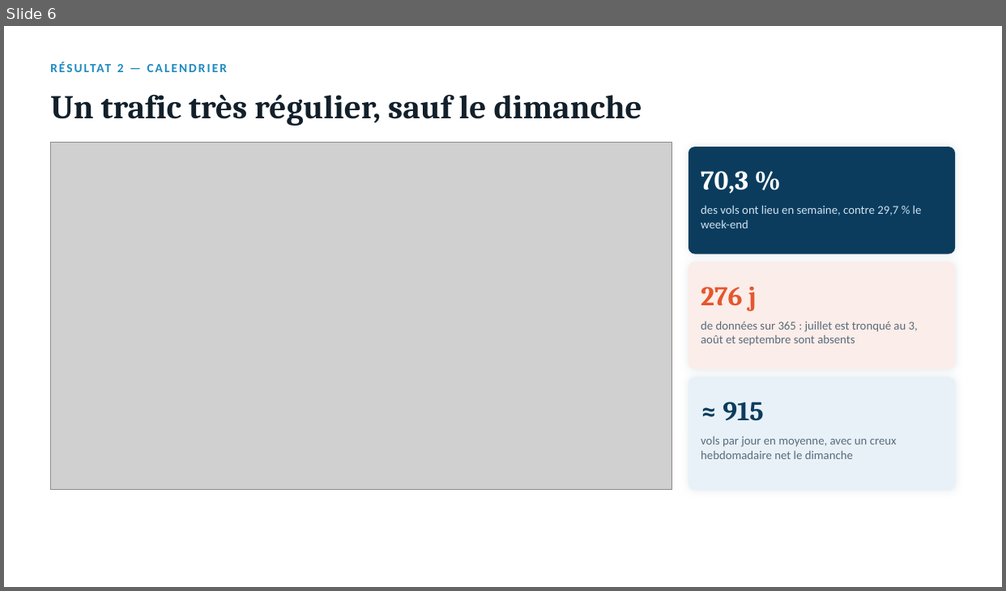
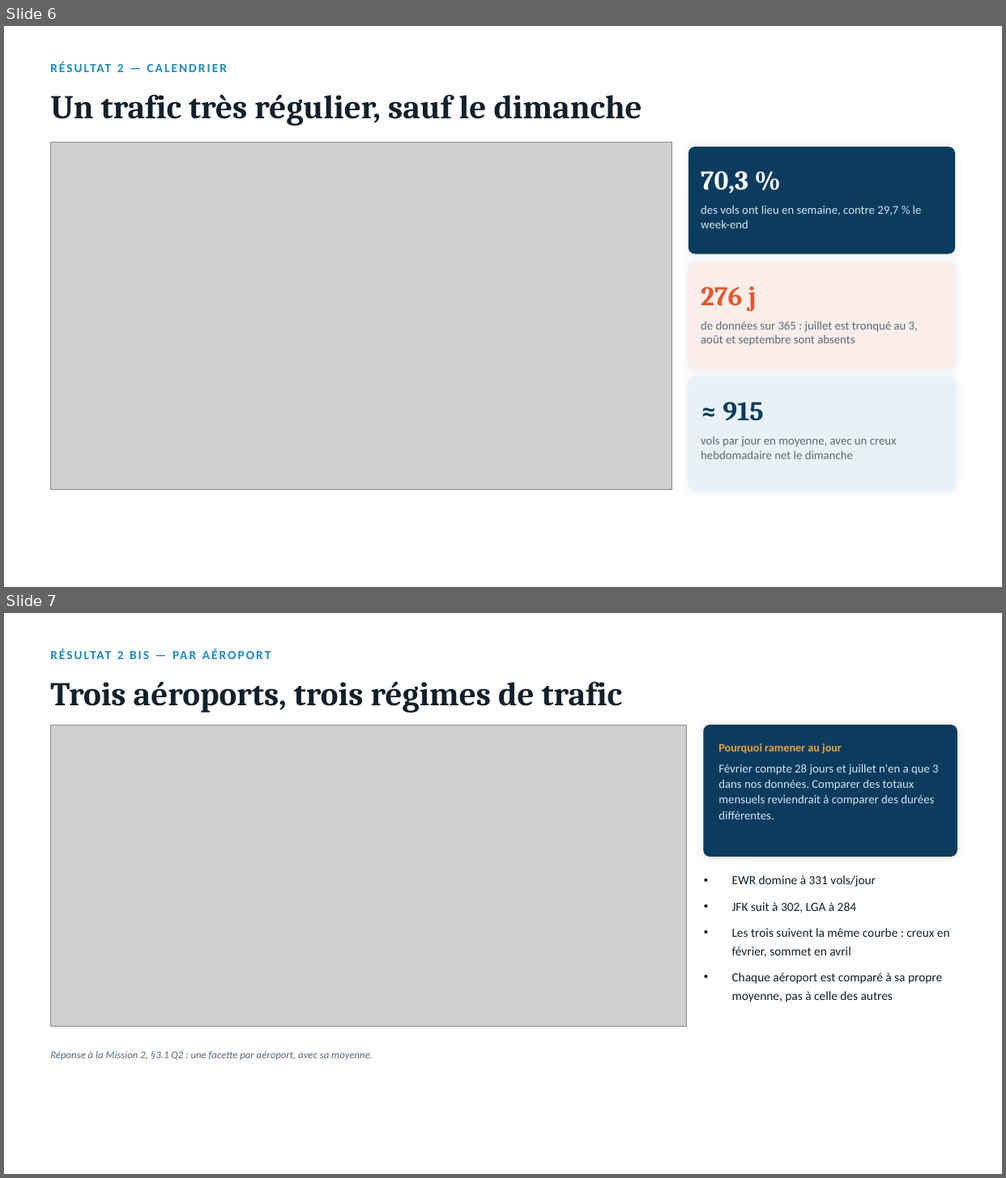
Before and after one commit to Salmabentisse/trafic-aerien-adp, a slide deck: presentation/Trafic_Aerien_ADP_presentation.pptx. Shown one above the other, each under a label of ours: slide 6 before the commit, slides 6 and 7 after it. The pictures are 1006x591 and 1006x1178 pixels, drawn with LibreOffice and Linux fonts; fonts in the diff are those of the drawing; grey boxes stand for pictures. Boxes give left, top, right and bottom in pixels: in the first picture for what was removed or moved away, otherwise in the second. Text is boxed around its words. In the diff, an @@ line names an element or a change of style, - is before the commit and + after.

Commit message:
feat: compléter le périmètre demandé par les énoncés (facettes, vitesse, prédictif)
Trois exigences des énoncés n'étaient pas couvertes.

**Mission 2 §3.1 Q2 — viz par facette.** L'onglet Trafic met désormais une
facette par aéroport, chacune avec sa propre moyenne mensuelle en pointillé,
plus une bascule « total du mois / moyenne par jour observé » qui répond à
l'indice sur la pondération : février compte 28 jours et juillet 3 dans nos
données, comparer des totaux comparerait des durées différentes. La moyenne
n'inclut que les mois complets, sinon juillet la tire de 9 % vers le bas.

**Mission 2 §3.2 Q7 — vitesse et types de courrier.** Nouveau sous-onglet :
vitesse au sol = distance / temps de vol × 60, extrêmes de distance exacts
(tri côté API), et comparaison long courrier / court courrier — 460 mph contre
180, soit 282 mph d'écart. La méthode est affichée : la vitesse n'existe pas en
base, le classement global demanderait un tri SQL que l'API n'expose pas.

**Mission 3 — analyse prédictive.** Nouvel onglet Prévisions :
log(vols) ~ tendance + mois + jour de la semaine + jour férié + fêtes, prévision
à 7–90 jours avec intervalle à 90 %, validée sans les 28 derniers jours face à
une référence naïve. 63 vols d'erreur moyenne (7,3 %) contre 159 pour la
référence, R² ajusté 0,72. Les mois sans données d'apprentissage sont signalés
comme extrapolations plutôt que présentés comme des estimations.

Deux erreurs corrigées en cours de route :
- la référence naïve reprenait « la valeur d'il y a sept jours », ce qui la
  faisait piocher dans la période de test dès le huitième jour ; elle répète
  désormais la dernière semaine connue ;
- l'effet du jour de la semaine sortait absurde (mardi à −23 %). La colonne
  `year` de la base vaut 2021 mais le rythme hebdomadaire ne colle qu'à 2013 :
  sous ce calendrier le creux tombe exactement sur le samedi (741 vols/jour
  contre plus de 940 en semaine). L'onglet raisonne donc en calendrier 2013 et
  l'annonce à l'écran. À vérifier côté équipe data : toute analyse utilisant le
  jour de la semaine est concernée.

Support porté à 16 slides, avec deux nouvelles figures reproductibles
(facettes mensuelles, prévision) et une slide sur la découverte du calendrier.

```diff
--- a/presentation/Trafic_Aerien_ADP_presentation.pptx
+++ b/presentation/Trafic_Aerien_ADP_presentation.pptx
@@ slide 7 added at bbox=[4, 613, 1002, 1174], background #FFFFFF @@
@@ text added at bbox=[117, 651, 124, 659], 12 pt, text #1D8AC1, bold @@
+RÉSULTAT 2 BIS — PAR AÉROPORT
@@ text added at bbox=[50, 681, 622, 713], 32 pt, text #12202B, bold @@
+Trois aéroports, trois régimes de trafic
@@ picture added at bbox=[50, 726, 687, 1026] @@
@@ rounded rectangle added at bbox=[704, 726, 957, 856], fill #0B3C5D, outline #0B3C5D 1 pt @@
@@ text added at bbox=[718, 743, 842, 754], 11 pt, text #E8A33D, bold @@
+Pourquoi ramener au jour
@@ text added at bbox=[718, 764, 938, 820], 11.5 pt, text #CFE3F1 @@
+Février compte 28 jours et juillet n'en a que 3 dans nos données. Comparer des totaux mensuels reviendrait à comparer des durées différentes.
@@ text added at bbox=[732, 875, 950, 1003], 12 pt, text #12202B @@
+• EWR domine à 331 vols/jour
+• JFK suit à 302, LGA à 284
+• Les trois suivent la même courbe : creux en février, sommet en avril
+• Chaque aéroport est comparé à sa propre moyenne, pas à celle des autres
@@ text added at bbox=[50, 1051, 373, 1060], 10 pt, text #5A6B7B, italic @@
+Réponse à la Mission 2, §3.1 Q2 : une facette par aéroport, avec sa moyenne.
```
Also in this commit, not shown: 3 slides changed, 2 other slides added, 13 other files.
